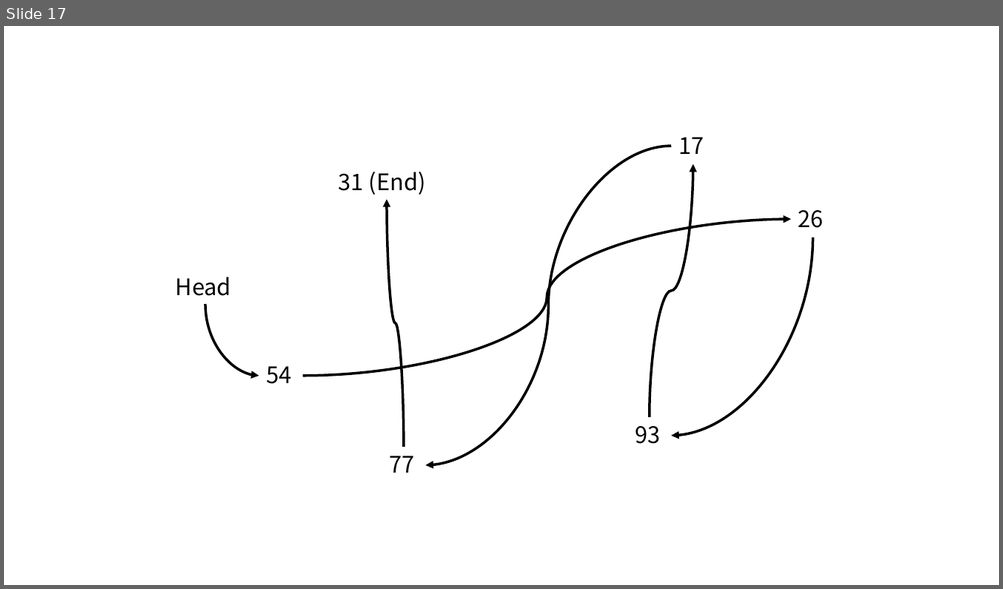
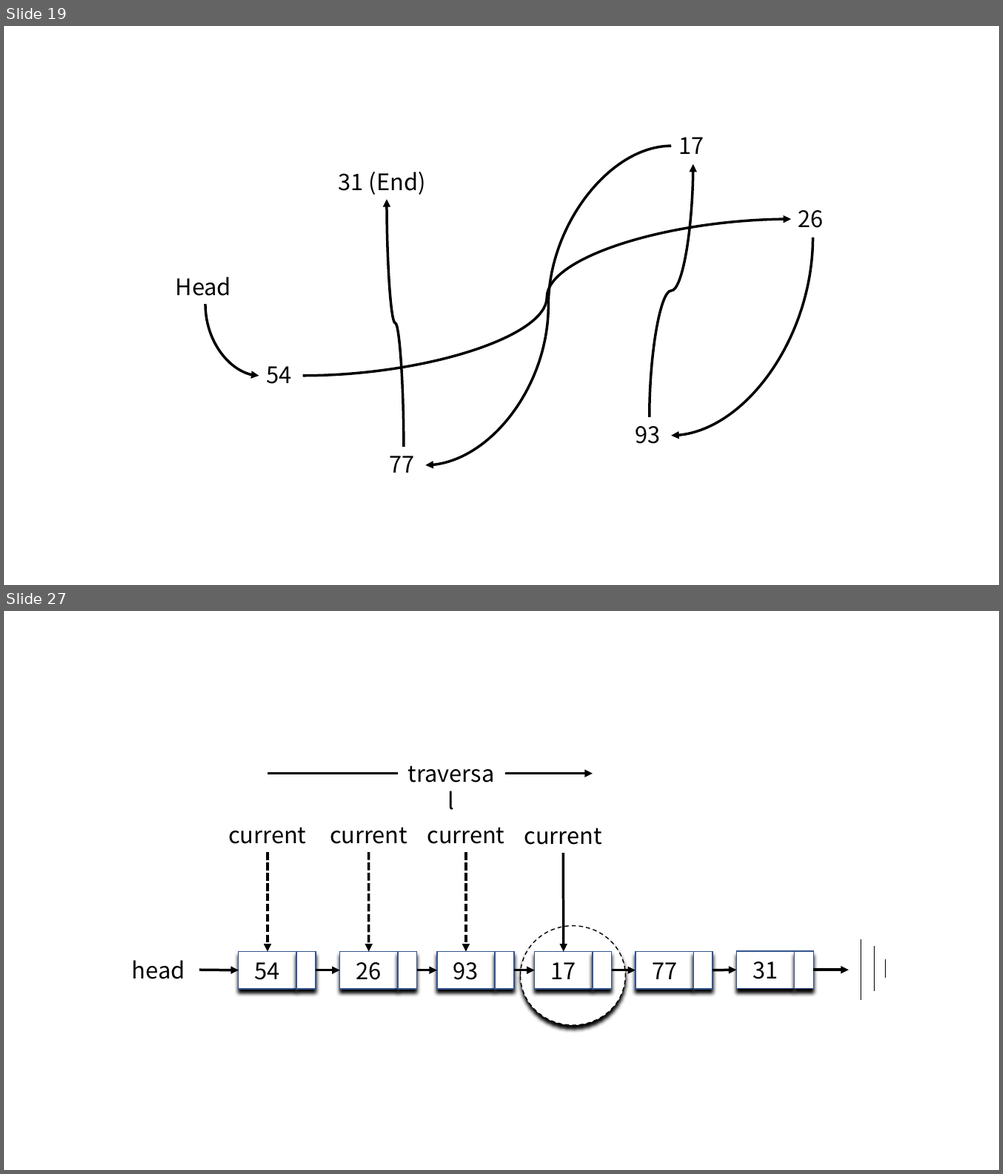
Before and after one commit to idebtor/DSpy, a slide deck: images/chap3/ch3.pptx. Shown one above the other, each under a label of ours: slide 17 before the commit, slides 19 and 27 after it; the slides between them are not shown. The pictures are 1003x589 and 1003x1174 pixels, drawn with LibreOffice and Linux fonts; fonts in the diff are those of the drawing. Boxes give left, top, right and bottom in pixels: in the first picture for what was removed or moved away, otherwise in the second. Text is boxed around its words. In the diff, an @@ line names an element or a change of style, - is before the commit and + after.

```diff
--- a/images/chap3/ch3.pptx
+++ b/images/chap3/ch3.pptx
@@ slide 27 added at [4,611,999,1170], background #FFFFFF @@
@@ group added at [132,756,885,1025]: 12 rectangles, 12 arrows, 6 texts, 4 lines, 1 ellipse @@
+54
+26
+93
+17
+77
+31
+head
+current
+current
+current
+current
+traversal
@@ what was slide 17 is now slide 19 @@
```
Also in this commit, not shown: 16 other slides added, 34 other files.
